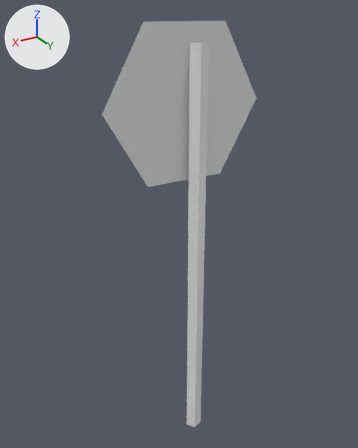
The FBX model CoverNComrade/Assets/Meshes/Sign.FBX: old version first, new version second.
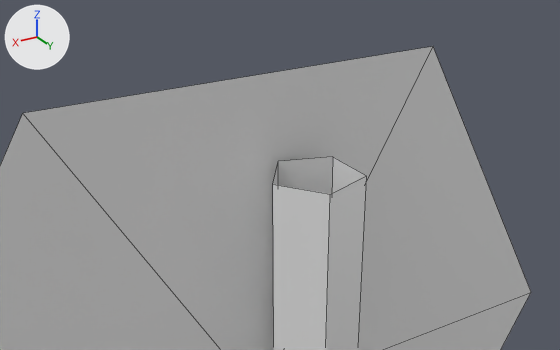
Each version appears first whole from a 50 mm lens placed at (0.875, 2.322, 2.718), pointed at (-0.581, -0.105, 1.504), and next in a close-up from a 50 mm lens placed at (-0.197, 0.657, 2.901), pointed at (-0.602, -0.018, 2.564). Arrows for +X, +Y and +Z are at upper left; the lights stay in place. The close-ups show mesh edges as thin lines. Where no turn or scale is listed for an object, it has been applied to the vertices. Vertices at the same position are counted once.

The first close-up shows 'M_Sign'.
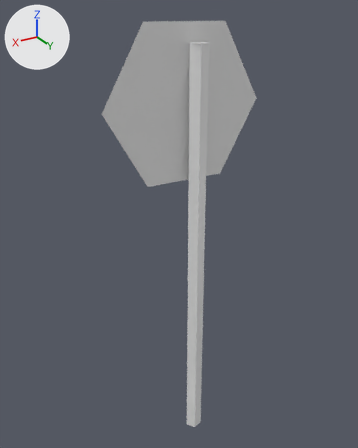
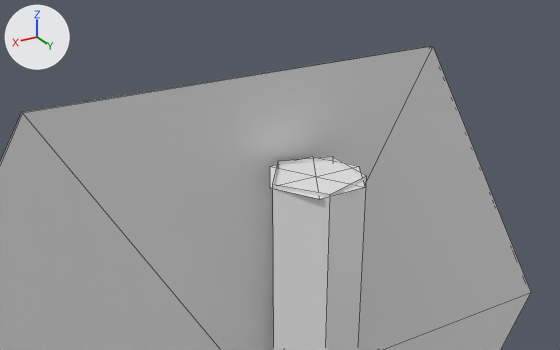
Where the change shows, as pixel boxes (x1, y1, x2, y2) in the close-ups (560 x 350 px):
part 1 of me_mesh, added
    after: (270, 157, 365, 199)
part 2 of me_mesh, added
    after: (0, 46, 431, 164)

Patch to the scene script:
```diff
--- a/CoverNComrade/Assets/Meshes/Sign.FBX.py
+++ b/CoverNComrade/Assets/Meshes/Sign.FBX.py
@@ me_mesh @@
 me_mesh.from_pydata(...)  # 18 vertices, 16 faces; spans x -0.5..0.5, y -0.06..0.06, z -0.03..2.67
 # used by ob_m_sign; location = (-0.597, 0.0, 0.0)
 # verts and faces of me_mesh; kept vertices keep their numbers, new ones are numbered from 18
+# me_mesh part 1: the loose piece of 7 vertices spanning x -0.5..0.5, y -0.06, z 1.8..2.67 is copied, and the copy is scaled about its middle by (0.117, -4.12e+05, 0), then moved by (-0.04, 0.06, 0.33); it spans x -0.1..0.02, y -0.05..0.05, z 2.56
+# me_mesh part 2
+verts[18] = (-0.25, -0.06, 1.8)
+verts[19] = (-0.5, -0.06, 2.23)  # pixel (529, 290)
+verts[20] = (-0.25, -0.06, 2.67)  # pixel (430, 45)
+for new, old in zip([21, 22, 23], [18, 19, 20]): verts[new] = verts[old] + (0.5, 0.0, 0.0)
+verts[24] = (0.5, -0.06, 2.23)
+faces += [(18, 22, 19), (18, 21, 22), (21, 24, 22), (22, 24, 23), (20, 22, 23), (19, 22, 20)]
```
